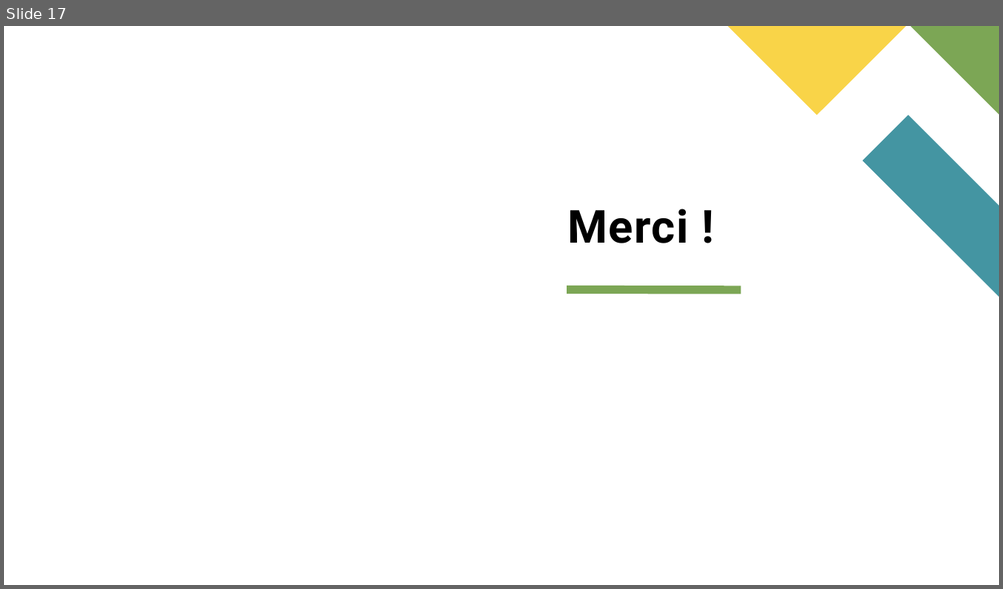
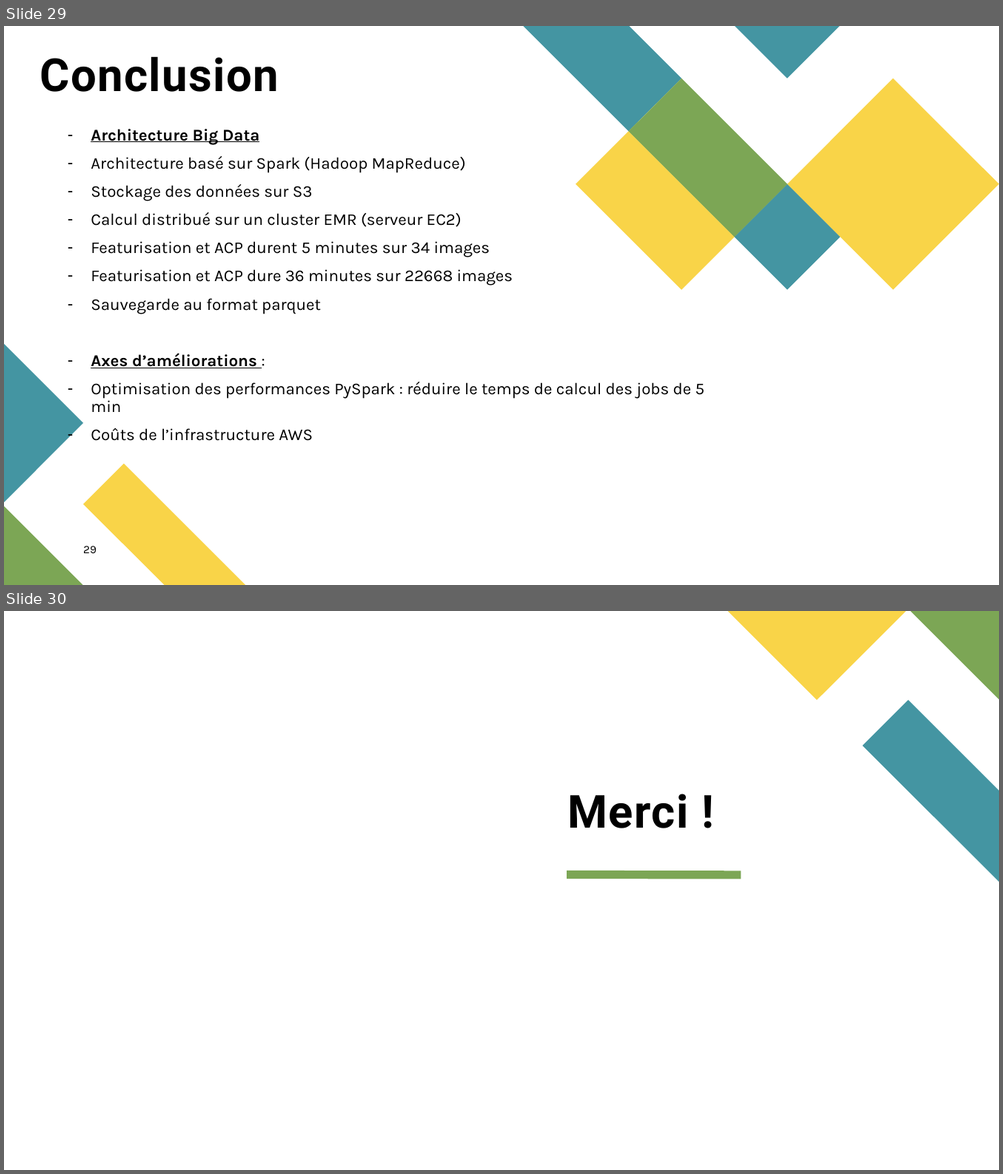
Before and after one commit to oumeima-elgharbi/P8_Data_Science_OpenClassrooms, a slide deck: P8_presentation.pptx. Shown one above the other, each under a label of ours: slide 17 before the commit, slides 29 and 30 after it. The pictures are 1003x589 and 1003x1174 pixels, drawn with LibreOffice and Linux fonts; fonts in the diff are those of the drawing. Boxes give left, top, right and bottom in pixels: in the first picture for what was removed or moved away, otherwise in the second. Text is boxed around its words. In the diff, an @@ line names an element or a change of style, - is before the commit and + after.

```diff
--- a/P8_presentation.pptx
+++ b/P8_presentation.pptx
@@ slide 29 added at (x1=4, y1=26, x2=999, y2=585), background #FFFFFF @@
@@ title added at (x1=40, y1=56, x2=279, y2=92), 44 pt, text #000000, bold @@
+Conclusion
@@ group added at (x1=523, y1=26, x2=999, y2=290): 5 freeform shapes @@
@@ text added at (x1=91, y1=129, x2=705, y2=441), 16 pt, text #000000 @@
+– Architecture Big Data
+– Architecture basé sur Spark (Hadoop MapReduce)
+– Stockage des données sur S3
+– Calcul distribué sur un cluster EMR (serveur EC2)
+– Featurisation et ACP durent 5 minutes sur 34 images
+– Featurisation et ACP dure 36 minutes sur 22668 images
+– Sauvegarde au format parquet
+– Axes d’améliorations :
+– Optimisation des performances PySpark : réduire le temps de calcul des jobs de 5 min
+– Coûts de l’infrastructure AWS
@@ line added from (82, 184) to (256, 184), #FFFFFF 8 pt @@
@@ freeform shape added at (x1=4, y1=345, x2=83, y2=503), fill #4495A2 @@
@@ freeform shape added at (x1=83, y1=464, x2=245, y2=585), fill #F9D448 @@
@@ freeform shape added at (x1=4, y1=506, x2=83, y2=585), fill #7CA655 @@
@@ page number added at (x1=83, y1=546, x2=96, y2=554), 11 pt, text #000000 @@
+29
@@ what was slide 17 is now slide 30 @@
```
Also in this commit, not shown: 3 slides changed, 25 other slides added, 13 slides removed, 1 other file.
